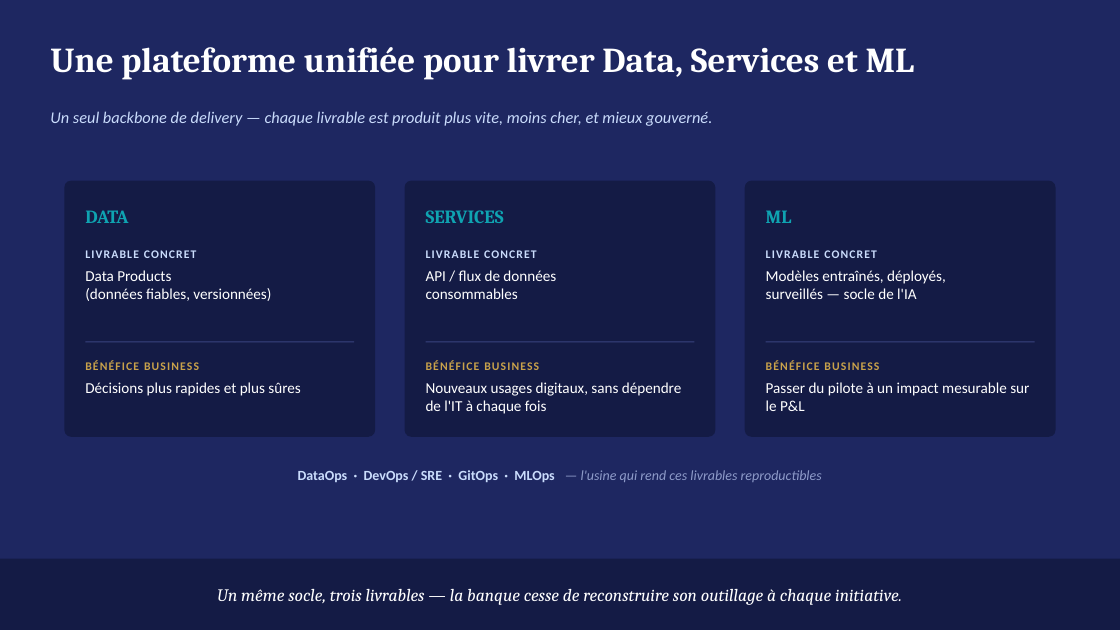
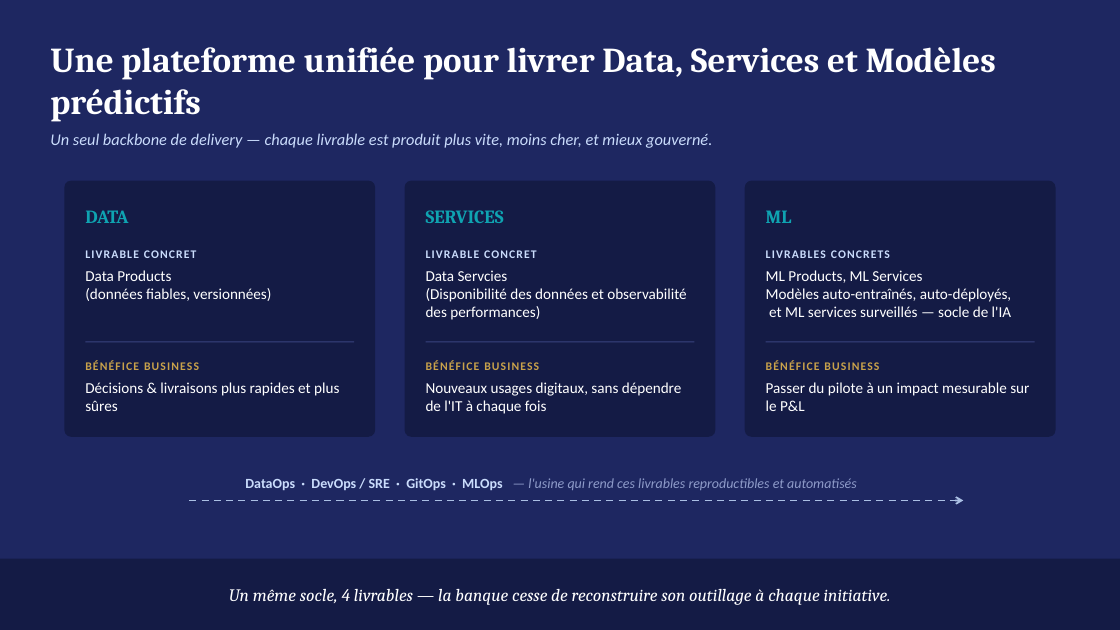
Before and after one commit to szairi2011/data-platform-resources, a slide deck: slide 1 of docs/plannings/Roadmap_Data_AI_Delivery_v3.pptx. Drawn at 1120x630 pixels with LibreOffice and Linux fonts; fonts in the diff are those of the drawing. Boxes give left, top, right and bottom in pixels: in the first picture for what was removed or moved away, otherwise in the second. Text is boxed around its words. In the diff, an @@ line names an element or a change of style, - is before the commit and + after.

```diff
--- a/docs/plannings/Roadmap_Data_AI_Delivery_v3.pptx
+++ b/docs/plannings/Roadmap_Data_AI_Delivery_v3.pptx
@@ text at <box>50,47,996,122</box>: text changed @@
-Une plateforme unifiée pour livrer Data, Services et ML
+Une plateforme unifiée pour livrer Data, Services et Modèles prédictifs
@@ text "Un seul backbone de delivery ...": place and size @@
-text "Un seul backbone de delivery ..." at <box>50,111,712,126</box>
+text "Un seul backbone de delivery ..." at <box>50,133,712,148</box>
@@ text at <box>766,250,890,258</box>: text changed @@
-LIVRABLE CONCRET
+LIVRABLES CONCRETS
@@ text at <box>426,270,686,320</box>: text changed @@
-API / flux de données
-consommables
+Data Servcies
+(Disponibilité des données et observabilité des performances)
@@ text at <box>766,270,1011,317</box>: text changed @@
-Modèles entraînés, déployés,
-surveillés — socle de l'IA
+ML Products, ML Services
+Modèles auto-entraînés, auto-déployés,
+et ML services surveillés — socle de l'IA
@@ text at <box>85,382,339,411</box>: text changed @@
-Décisions plus rapides et plus sûres
+Décisions & livraisons plus rapides et plus sûres
@@ text at <box>245,478,857,490</box>: text changed @@
-DataOps · DevOps / SRE · GitOps · MLOps — l'usine qui rend ces livrables reproductibles
+DataOps · DevOps / SRE · GitOps · MLOps — l'usine qui rend ces livrables reproductibles et automatisés
@@ arrow added from (189, 501) to (964, 501), #ABC0E4 1.5 pt dashed @@
@@ text at <box>229,589,891,605</box>: text changed @@
-Un même socle, trois livrables — la banque cesse de reconstruire son outillage à chaque initiative.
+Un même socle, 4 livrables — la banque cesse de reconstruire son outillage à chaque initiative.
```
Also in this commit, not shown: 4 other slides changed.
